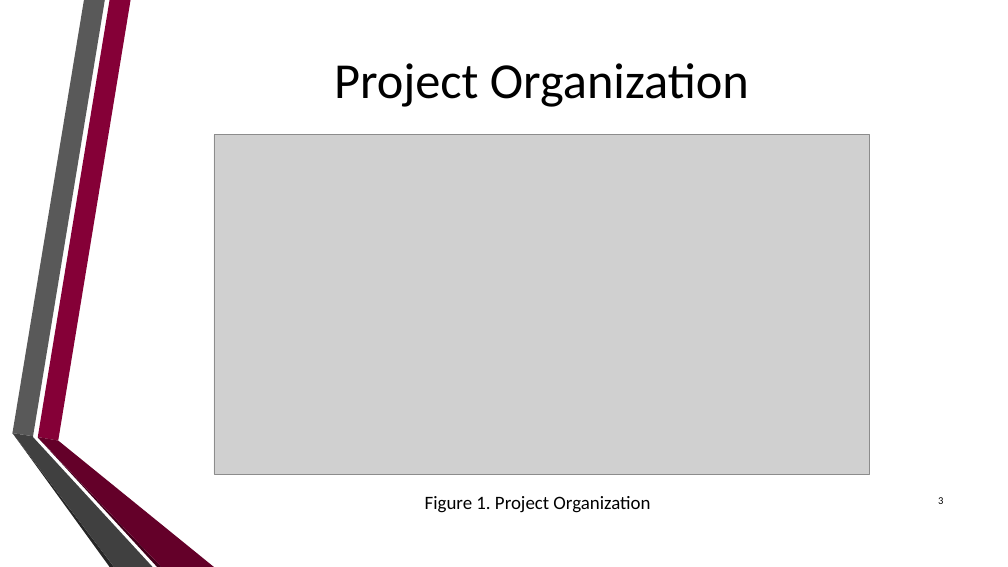
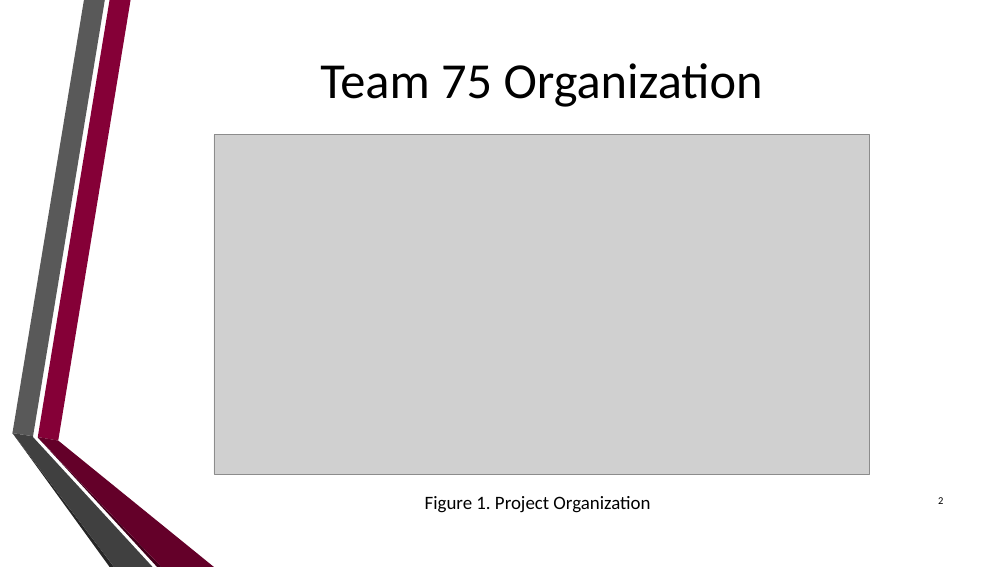
Before and after one commit to dan-olsen/SeniorDesign, a slide deck: slide 2 of Presentations/DesignPres/DesignPres-75.pptx (slide 3 before the commit). Drawn at 1008x567 pixels with LibreOffice and Linux fonts; fonts in the diff are those of the drawing; grey boxes stand for pictures; background and template pictures are left out. Boxes give left, top, right and bottom in pixels: in the first picture for what was removed or moved away, otherwise in the second. Text is boxed around its words. In the diff, an @@ line names an element or a change of style, - is before the commit and + after.

```diff
--- a/Presentations/DesignPres/DesignPres-75.pptx
+++ b/Presentations/DesignPres/DesignPres-75.pptx
@@ title at <box>320,63,763,107</box>: text changed @@
-Project Organization
+Team 75 Organization
```
Also in this commit, not shown: 3 other slides changed, 11 slides added, 5 slides removed.
